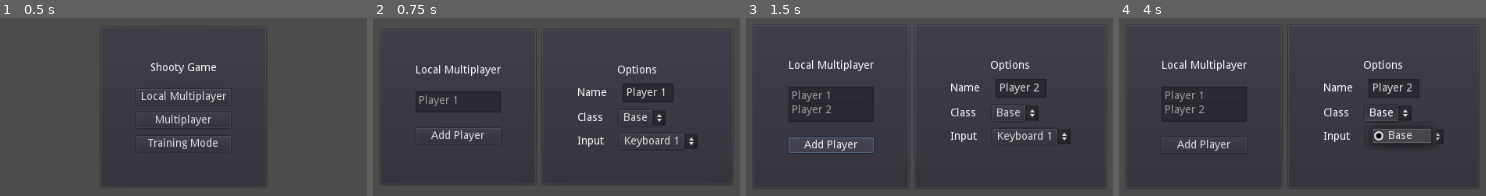
Above: before the commit, frames 1-4 (left to right).
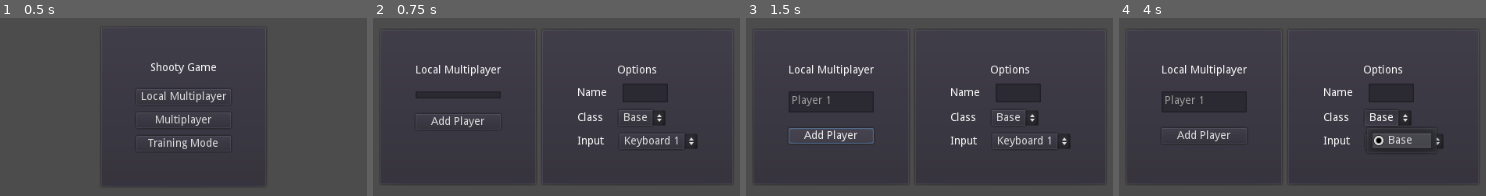
Above: after the commit, the same moments.

Repository: VGDC-UCI/Shooty-Game
Game: Godot game, scene res://Scenes/MainMenu.tscn
Same seed, same stepped clock (60 frames per second), same inputs: the game is played once before the commit and once after it. The engine's default icon, where the game draws it, is replaced by a stand-in: a white triangle on a blue panel in a dark square.
Inputs (mouse positions are in pixels of both pictures, inside the frame that each line leads up to):
- Up to frame 1 (0.5 s): no input
- Up to frame 2 (0.75 s): click "Local Multiplayer" at 0.5 s
- Up to frame 3 (1.5 s): click "Add Player" at 1.25 s
- Up to frame 4 (4 s): click "Base" at 2 s; click "Keyboard 1" at 2.75 s; tap Enter at 3.5 s; move the mouse to (1478, 83) at 3.52 s; hold D (move_right) from 3.53 s (still down); right-click (1478, 83) at 3.6 s; tap Space (jump_pressed) at 3.77 s

Frame 1 is identical in both runs. In frame 2, 1.3% of the frame differs, in the area x 11-82%, y 37-70%; in frame 3, 6.4%, in the area x 4-96%, y 6-95%; in frame 4, 6.4%.

Commit message:
Cleaned up local-multi menu code

Diff:
--- a/Scenes/LocalMultiplayerScreen.tscn
+++ b/Scenes/LocalMultiplayerScreen.tscn
@@ -1,12 +1,11 @@
 [gd_scene load_steps=3 format=2]
 
-[ext_resource path="res://Scripts/local_multiplayer_screen.gd" type="Script" id=1]
 [ext_resource path="res://Scenes/PlayerOptions.tscn" type="PackedScene" id=2]
+[ext_resource path="res://Scenes/PlayerList.tscn" type="PackedScene" id=3]
 
 [node name="LocalMutliplayerScene" type="CenterContainer"]
 anchor_right = 1.0
 anchor_bottom = 1.0
-script = ExtResource( 1 )
 __meta__ = {
 "_edit_use_anchors_": false
 }
@@ -17,44 +16,8 @@
 margin_right = 739.0
 margin_bottom = 401.0
 
-[node name="Players" type="PanelContainer" parent="HBoxContainer"]
-margin_right = 203.0
-margin_bottom = 202.0
-
-[node name="MarginContainer" type="MarginContainer" parent="HBoxContainer/Players"]
-margin_left = 7.0
-margin_top = 7.0
-margin_right = 196.0
-margin_bottom = 195.0
-custom_constants/margin_right = 40
-custom_constants/margin_top = 40
-custom_constants/margin_left = 40
-custom_constants/margin_bottom = 40
-
-[node name="VBoxContainer" type="VBoxContainer" parent="HBoxContainer/Players/MarginContainer"]
-margin_left = 40.0
-margin_top = 40.0
-margin_right = 149.0
-margin_bottom = 148.0
-custom_constants/separation = 20
-
-[node name="Label" type="Label" parent="HBoxContainer/Players/MarginContainer/VBoxContainer"]
-margin_right = 109.0
-margin_bottom = 14.0
-text = "Local Multiplayer"
-
-[node name="PlayerList" type="ItemList" parent="HBoxContainer/Players/MarginContainer/VBoxContainer"]
-margin_top = 34.0
-margin_right = 109.0
-margin_bottom = 43.0
-auto_height = true
-
-[node name="AddPlayerButton" type="Button" parent="HBoxContainer/Players/MarginContainer/VBoxContainer"]
-margin_top = 63.0
-margin_right = 109.0
-margin_bottom = 83.0
-text = "Add Player"
+[node name="PlayerList" parent="HBoxContainer" instance=ExtResource( 3 )]
 
 [node name="PlayerOptions" parent="HBoxContainer" instance=ExtResource( 2 )]
-[connection signal="item_selected" from="HBoxContainer/Players/MarginContainer/VBoxContainer/PlayerList" to="." method="display_player_options_for"]
-[connection signal="pressed" from="HBoxContainer/Players/MarginContainer/VBoxContainer/AddPlayerButton" to="." method="add_player"]
+[connection signal="selected" from="HBoxContainer/PlayerList" to="HBoxContainer/PlayerOptions" method="display_for"]
+[connection signal="changed" from="HBoxContainer/PlayerOptions" to="HBoxContainer/PlayerList" method="update_list"]
--- /dev/null
+++ b/Scenes/PlayerList.tscn
@@ -0,0 +1,47 @@
+[gd_scene load_steps=2 format=2]
+
+[ext_resource path="res://Scripts/player_list.gd" type="Script" id=1]
+
+[node name="PlayerList" type="PanelContainer"]
+margin_right = 203.0
+margin_bottom = 202.0
+script = ExtResource( 1 )
+__meta__ = {
+"_edit_use_anchors_": false
+}
+
+[node name="MarginContainer" type="MarginContainer" parent="."]
+margin_left = 7.0
+margin_top = 7.0
+margin_right = 196.0
+margin_bottom = 195.0
+custom_constants/margin_right = 40
+custom_constants/margin_top = 40
+custom_constants/margin_left = 40
+custom_constants/margin_bottom = 40
+
+[node name="VBoxContainer" type="VBoxContainer" parent="MarginContainer"]
+margin_left = 40.0
+margin_top = 40.0
+margin_right = 149.0
+margin_bottom = 148.0
+custom_constants/separation = 20
+
+[node name="Label" type="Label" parent="MarginContainer/VBoxContainer"]
+margin_right = 109.0
+margin_bottom = 14.0
+text = "Local Multiplayer"
+
+[node name="List" type="ItemList" parent="MarginContainer/VBoxContainer"]
+margin_top = 34.0
+margin_right = 109.0
+margin_bottom = 43.0
+auto_height = true
+
+[node name="AddPlayerButton" type="Button" parent="MarginContainer/VBoxContainer"]
+margin_top = 63.0
+margin_right = 109.0
+margin_bottom = 83.0
+text = "Add Player"
+[connection signal="item_selected" from="MarginContainer/VBoxContainer/List" to="." method="selected_player"]
+[connection signal="pressed" from="MarginContainer/VBoxContainer/AddPlayerButton" to="." method="add_player"]
--- a/Scripts/local_multiplayer_screen.gd
+++ b/Scripts/local_multiplayer_screen.gd
@@ -1,31 +1,5 @@
 extends Control
 
-
 # References
-onready var player_list: ItemList = $HBoxContainer/Players/MarginContainer/VBoxContainer/PlayerList
+onready var player_list: ItemList = $HBoxContainer/PlayerList
 onready var player_options: Control = $HBoxContainer/PlayerOptions
-var player_config: GDScript = load('res://Scripts/player_config.gd')
-# States
-var player_configs: Array = []
-
-
-func _ready() -> void:
-	add_player()
-
-
-func add_player() -> void:
-	var index: int = player_list.get_item_count()
-	var name: String = 'Player ' + str(index + 1)
-
-	player_list.add_item(name)
-
-	var config: Resource = player_config.new()
-	config.initialize(name)
-	player_configs.append(config)
-
-	display_player_options_for(index)
-
-
-func display_player_options_for(index: int) -> void:
-	var config: Resource = player_configs[index]
-	player_options.display_for(config)
--- a/Scripts/player_config.gd
+++ b/Scripts/player_config.gd
@@ -1,5 +1,5 @@
+# A collection of settings for a player
 extends Resource
-
 
 # Properties
 var name: String
--- /dev/null
+++ b/Scripts/player_list.gd
@@ -0,0 +1,26 @@
+extends Control
+
+# References
+onready var list: ItemList = $MarginContainer/VBoxContainer/List
+var player_config: GDScript = load('res://Scripts/player_config.gd')
+# States
+var player_configs: Array = []
+# Signals
+signal selected(config)
+
+
+func add_player() -> void:
+	var config: Resource = player_config.new()
+	config.initialize("Player " + str(list.get_item_count() + 1))
+	player_configs.append(config)
+	update_list()
+
+
+func update_list() -> void: # Update the list to match the player configs
+	list.clear() # Not efficient to clear the list every time, but impact should be insignificant
+	for config in player_configs:
+		list.add_item(config.name)
+
+
+func selected_player(index: int) -> void: # Redirects ItemList signal to a signal that can be accessed by the root
+	emit_signal("selected", player_configs[index])
--- a/Scripts/player_options.gd
+++ b/Scripts/player_options.gd
@@ -1,5 +1,4 @@
 extends Control
-
 
 # References
 onready var option_fields: VBoxContainer = $MarginContainer/VBoxContainer
@@ -8,6 +7,8 @@
 onready var input_option: OptionButton = option_fields.get_node("Input/OptionButton")
 # States
 var current_config: Resource = null # The current config being modified
+# Signal
+signal changed
 
 
 func display_for(config: Resource) -> void: # Displays the information of the given player config
@@ -19,11 +20,14 @@
 
 func update_name(name: String) -> void:
 	current_config.name = name
+	emit_signal("changed")
 
 
 func update_class(index: int) -> void:
 	current_config.class_id = index
+	emit_signal("changed")
 
 
 func update_input(index: int) -> void:
 	current_config.input_id = index
+	emit_signal("changed")
